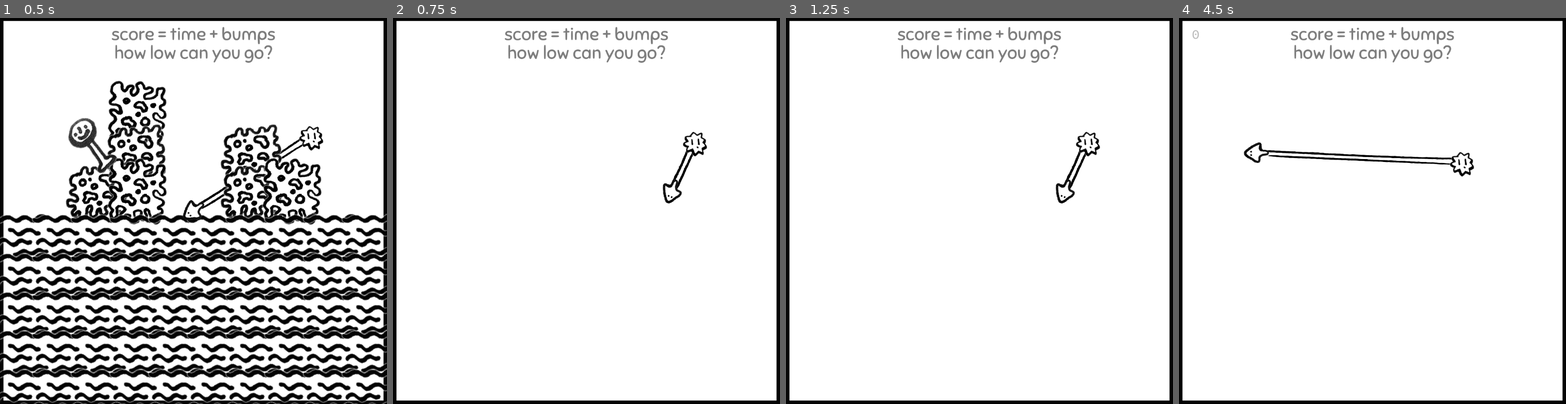
Above: before the commit, frames 1-4 (left to right).
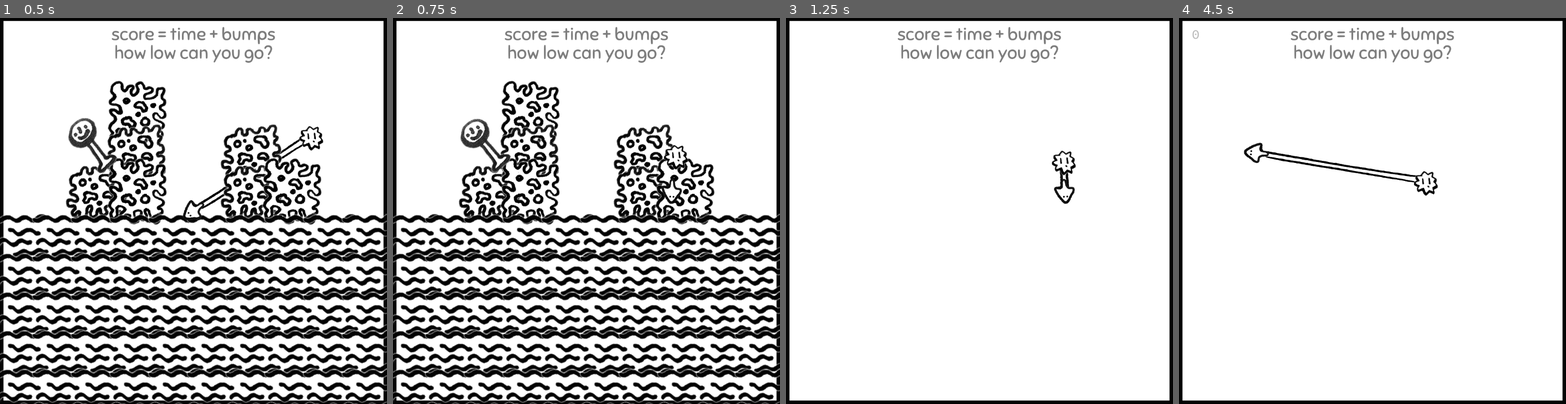
Above: after the commit, the same moments.

Repository: jctwizard/sunhead
Game: Godot game, scene res://scenes/main.tscn
Two runs of this game, one before a commit and one after it. Both use one fixed random seed, a clock stepped at 60 frames per second and the inputs below.
Inputs (mouse positions are in pixels of both pictures, inside the frame that each line leads up to):
- Up to frame 1 (0.5 s): no input
- Up to frame 2 (0.75 s): move the mouse to (671, 191) at 0.52 s; hold R from 0.53 s (still down)
- Up to frame 3 (1.25 s): keep holding R; tap Space at 0.77 s
- Up to frame 4 (4.5 s): tap Enter at 1.25, 4.25 s; move the mouse to (1295, 230) at 1.27 s; release R at 1.28 s; click (1295, 230) at 1.35 s; tap Space at 1.52, 2, 3.02, 3.77 s; tap R at 1.55, 2.85, 4.35 s; move the mouse to (1411, 126) at 2.02 s; hold R 2.03-2.78 s; move the mouse to (1353, 288) at 2.77 s; move the mouse to (1488, 268) at 3.52 s; hold R 3.53-4.28 s; click (1488, 268) at 3.6 s; move the mouse to (1256, 153) at 4.27 s

Frame 1 is identical in both runs. In frame 2, 31% of the frame differs, in the area x 0-100%, y 16-100%; in frame 3, 0.6%; in frame 4, 1.4%.

Commit message:
Fix reset

Diff:
--- a/prefabs/player.tscn
+++ b/prefabs/player.tscn
@@ -9,6 +9,7 @@
 radius = 20.0
 
 [node name="Player" type="RigidBody2D" node_paths=PackedStringArray("default_sprite", "bump_sprite")]
+z_index = 1
 physics_material_override = ExtResource("1_o1ixi")
 gravity_scale = 0.0
 max_contacts_reported = 1
--- a/scenes/main.tscn
+++ b/scenes/main.tscn
@@ -161,7 +161,7 @@
 metadata/_edit_lock_ = true
 
 [node name="Cursor" type="Sprite2D" parent="Game" node_paths=PackedStringArray("sling")]
-z_index = 1
+z_index = 2
 scale = Vector2(0.5, 0.5)
 texture = ExtResource("5_p2tse")
 script = ExtResource("4_7yq4d")
--- a/scripts/level_manager.gd
+++ b/scripts/level_manager.gd
@@ -65,8 +65,12 @@
 		reset()
 
 	if Input.is_key_pressed(KEY_R):
-		reset_game()
-		load_level()
+		if current_level != 0:
+			if player != null:
+				player.free()
+
+			reset_game()
+			load_level()
 
 func update_timer():
 	score_text.visible = false
